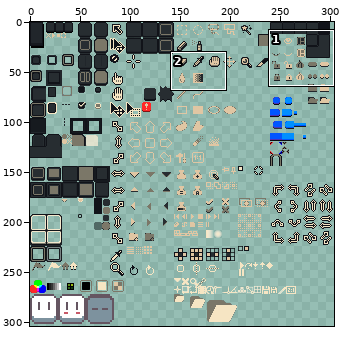
One commit to this sprite sheet: sheet.png. The first picture is a wide view before the edit; the outline marks the close-up.
Close-up. Old version:
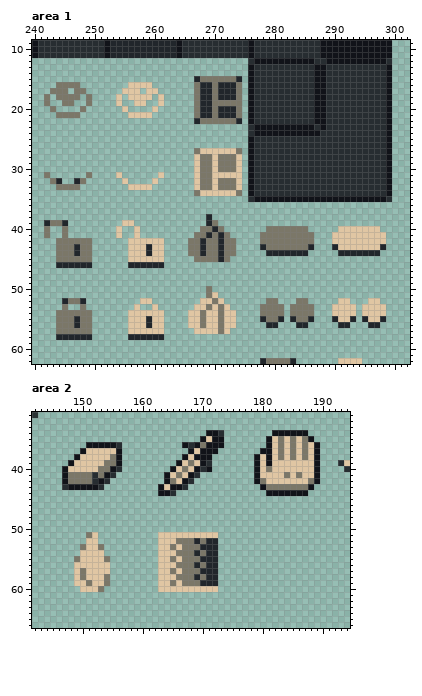
The file is 304x304 pixels. Pixels under 10% opacity are left out. Colours within 5 levels of each other are drawn and written as one. Shown: area 1: x 240..302, y 9..62; area 2: x 142..194, y 31..66. The commit also changed other parts of the picture, which this record leaves out.
Once edited:
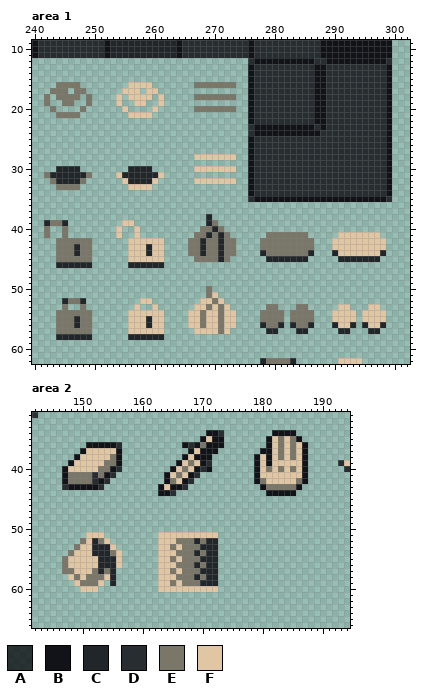
Palette (. is transparent): A #0b0c10c7  B #111319  C #21262b  D #272d31  E #7b7768  F #e0c6a3
Edits made:
Changed rows in their new state; - is an unchanged pixel.
Area 1:
first column x 267:
15 ........
16 -EE-EEE.
17 ........
18 -EE-EEE.
19 ........
20 -EE-EEE.
21 ........
22 ........
first column x 243:
27 ------------------------........
28 -------------------------FF-FFF.
29 ------------------------........
30 -CCCC--------CCCC--------FF-FFF.
31 CCCCCC------CCCCCC------........
32 --CC---------CCCC--------FF-FFF.
33 ------------------------........
34 ------------------------........
first column x 278:
40 -.......-----.......-
41 .-------.---.-------.
43 E-------E---F-------F
44 CEEEEEEEC---CFFFFFFFC
45 -CCCCCCC-----CCCCCCC-
first column x 278:
52 -..---..-----..---..-
53 .--.-.--.---.--.-.--.
55 E--E-E--E---F--F-F--F
56 CEEC-CEEC---CFFC-CFFC
57 -CC---CC-----CC---CC-
Area 2:
first column x 183:
34 ---..--
35 ---B..-
36 ----B..
37 ----B..
38 ----B..
39 ----B..
40 E-E-B..
41 -F-FB..
42 ---EB..
43 ---B..-
44 ---..--
first column x 147:
51 ----F-F---
52 ---E-CEF--
53 --EF-CCCF-
54 -EF--CCCEF
55 EFF---CCCF
56 EF----CCCF
57 EE-F-ECEC-
58 -FEFEEEFC-
59 ---E-E-.C-
60 ------.---
